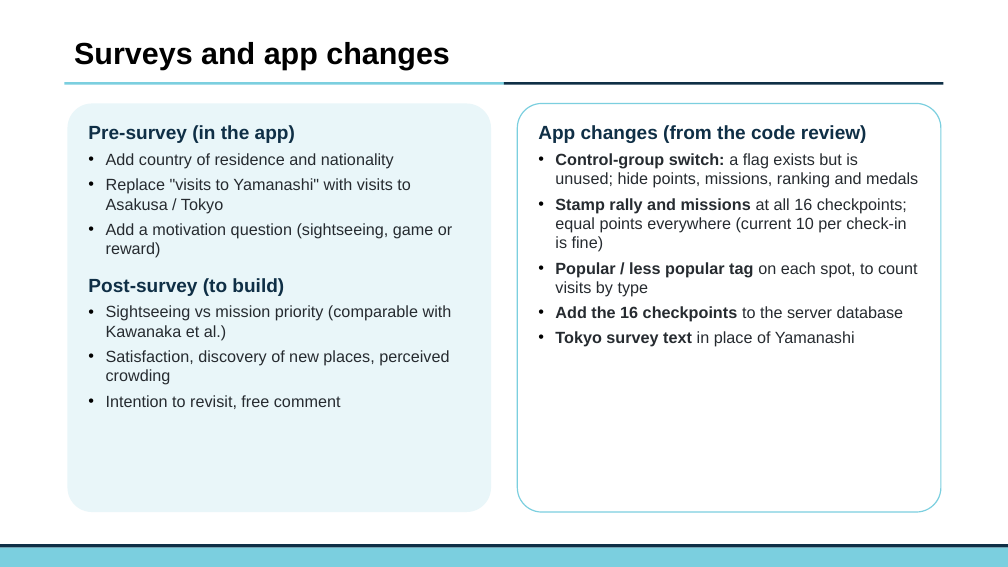
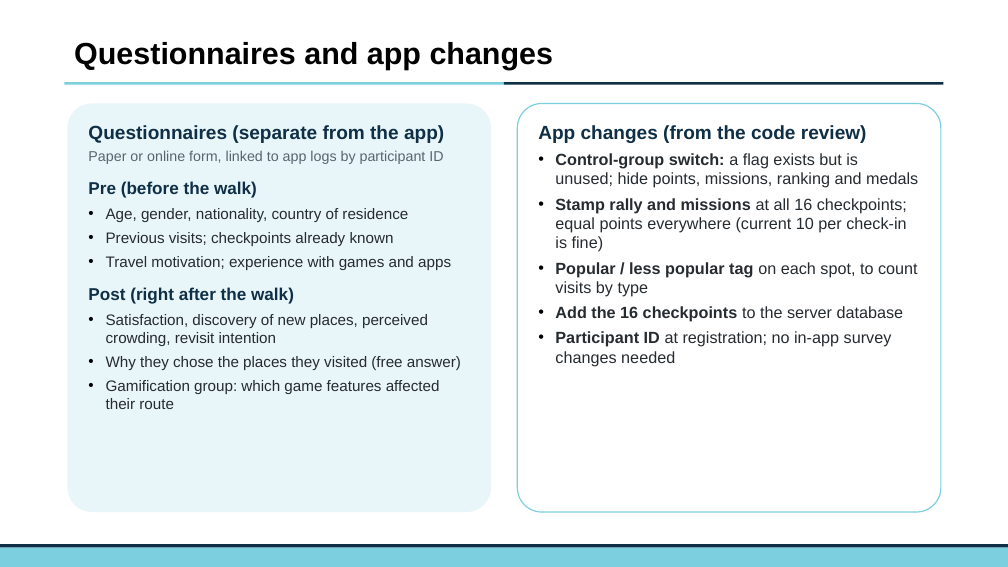
Before and after one commit to JakeChoi03/GitHub, a slide deck: slide 11 of reports/Asakusa_progress_report.pptx. Drawn at 1008x567 pixels with LibreOffice and Linux fonts; fonts in the diff are those of the drawing; background and template pictures are left out. Boxes give left, top, right and bottom in pixels: in the first picture for what was removed or moved away, otherwise in the second. Text is boxed around its words. In the diff, an @@ line names an element or a change of style, - is before the commit and + after.

```diff
--- a/reports/Asakusa_progress_report.pptx
+++ b/reports/Asakusa_progress_report.pptx
@@ text at box(74, 42, 554, 70): text changed @@
-Surveys and app changes
+Questionnaires and app changes
@@ text at box(88, 125, 461, 409): text changed; size 17 to 16 pt @@
-Pre-survey (in the app)
-• Add country of residence and nationality
-• Replace "visits to Yamanashi" with visits to Asakusa / Tokyo
-• Add a motivation question (sightseeing, game or reward)
-Post-survey (to build)
-• Sightseeing vs mission priority (comparable with Kawanaka et al.)
-• Satisfaction, discovery of new places, perceived crowding
-• Intention to revisit, free comment
+Questionnaires (separate from the app)
+Paper or online form, linked to app logs by participant ID
+Pre (before the walk)
+• Age, gender, nationality, country of residence
+• Previous visits; checkpoints already known
+• Travel motivation; experience with games and apps
+Post (right after the walk)
+• Satisfaction, discovery of new places, perceived crowding, revisit intention
+• Why they chose the places they visited (free answer)
+• Gamification group: which game features affected their route
@@ text at box(555, 331, 892, 367): text changed @@
-• Tokyo survey text in place of Yamanashi
+• Participant ID at registration; no in-app survey changes needed
```
Also in this commit, not shown: 4 other slides changed.
